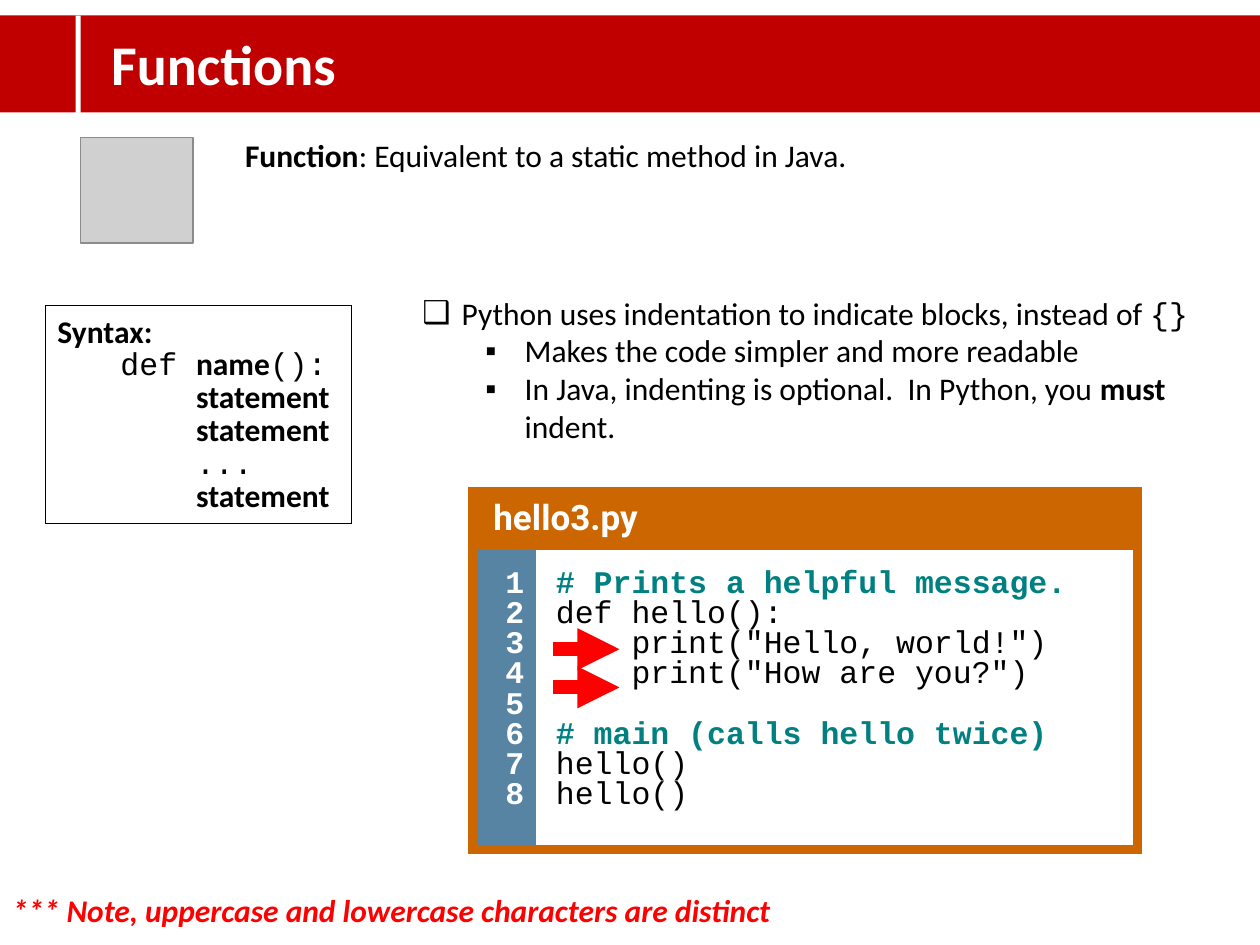
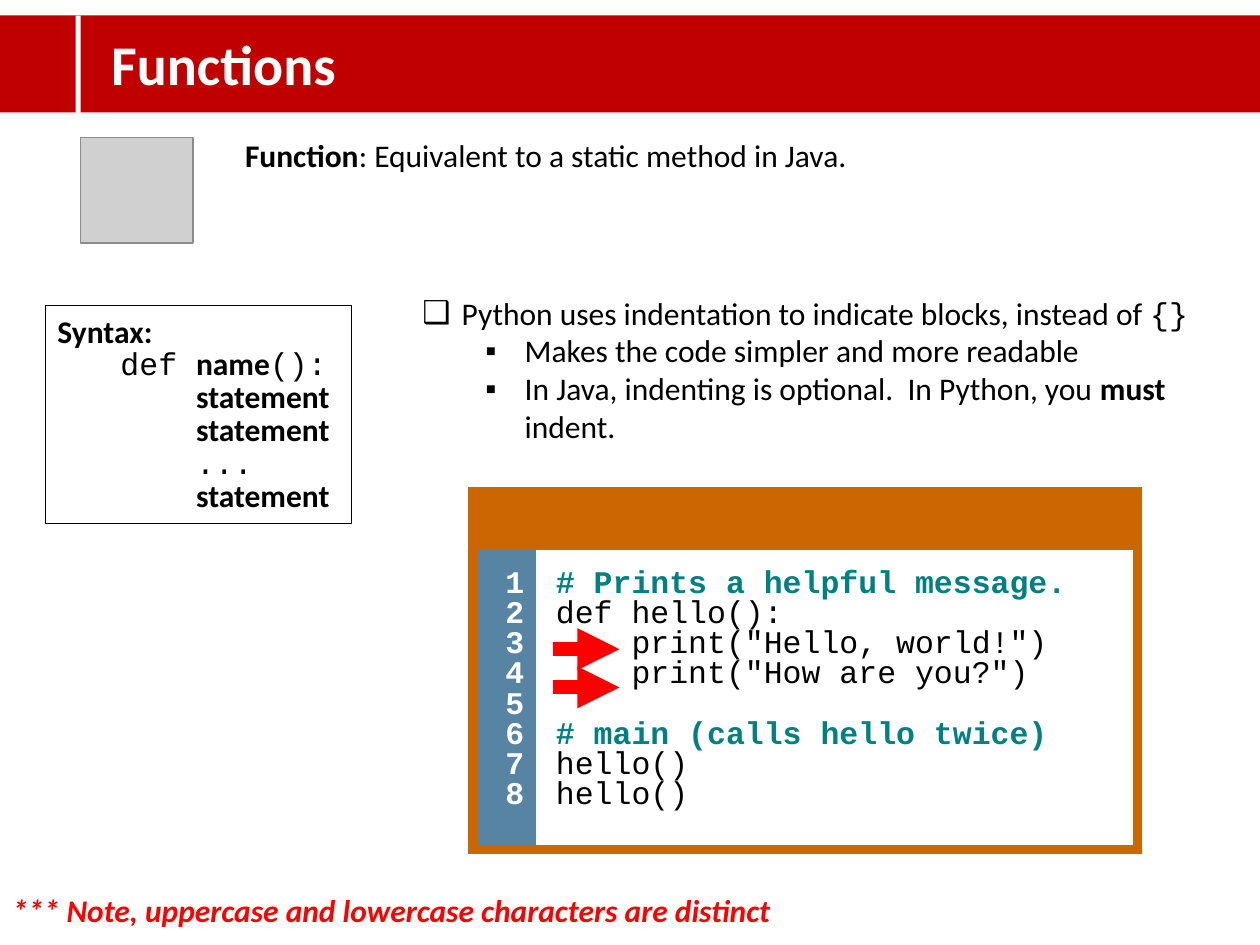
Before and after one commit to research-pedputra/main, a slide deck: slide 3 of docs/Lecture_004.pptx. Drawn at 1260x945 pixels with LibreOffice and Linux fonts; fonts in the diff are those of the drawing; grey boxes stand for pictures; background and template pictures are left out. Boxes give left, top, right and bottom in pixels: in the first picture for what was removed or moved away, otherwise in the second. Text is boxed around its words. In the diff, an @@ line names an element or a change of style, - is before the commit and + after.

```diff
--- a/docs/Lecture_004.pptx
+++ b/docs/Lecture_004.pptx
@@ table at (472, 493, 1138, 862) @@
-row 1, column 1: hello3.py
+row 1, column 1: 
```
Also in this commit, not shown: 1 other slide changed, 8 other files.
